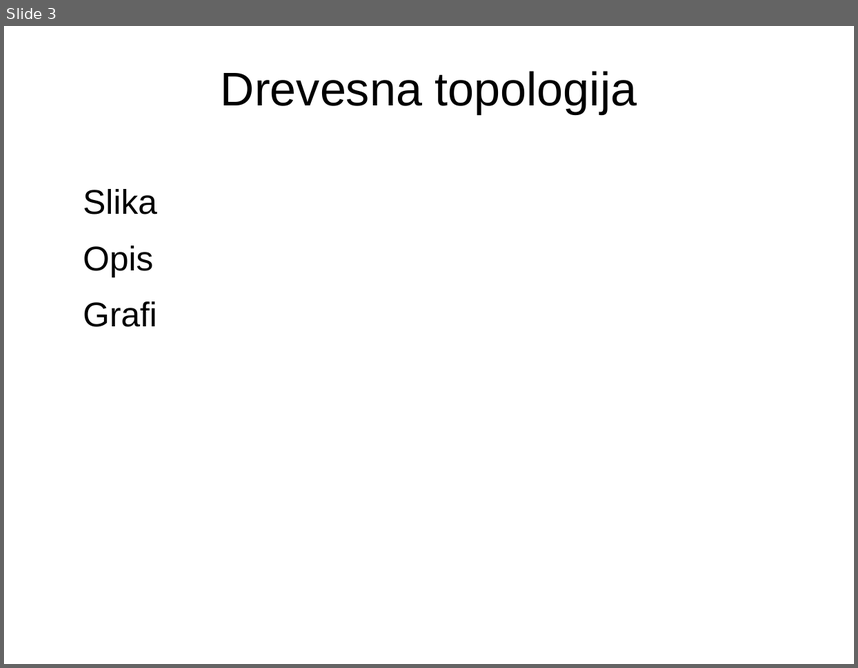
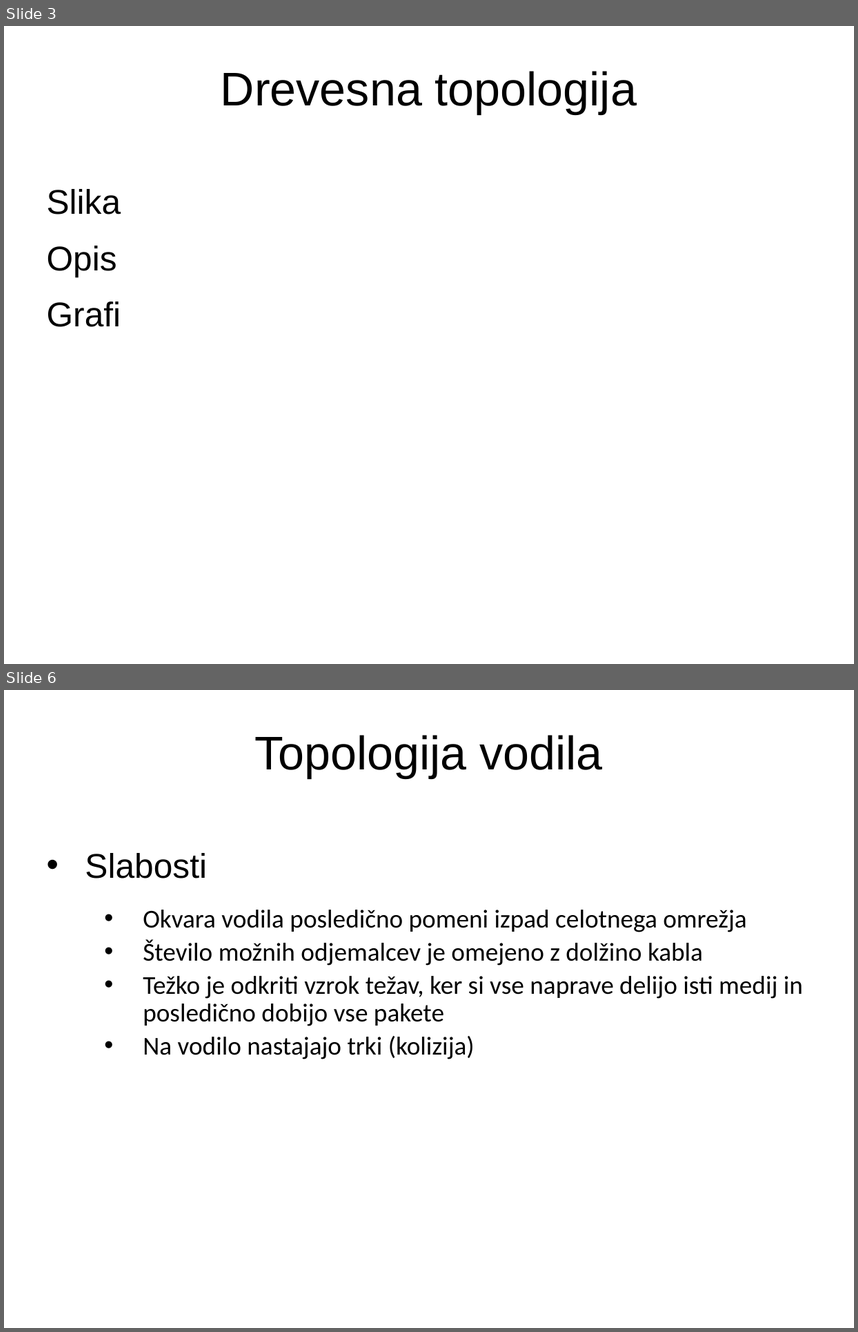
Before and after one commit to trulex/ModeliranjeIPv6, a slide deck: predstavitev.odp. Shown one above the other, each under a label of ours: slide 3 before the commit, slides 3 and 6 after it; the slides between them are not shown. The pictures are 858x668 and 858x1332 pixels, drawn with LibreOffice and Linux fonts; fonts in the diff are those of the drawing; background and template pictures are left out. Boxes give left, top, right and bottom in pixels: in the first picture for what was removed or moved away, otherwise in the second. Text is boxed around its words. In the diff, an @@ line names an element or a change of style, - is before the commit and + after.

```diff
--- a/predstavitev.odp
+++ b/predstavitev.odp
@@ slide 6 added at (4, 690, 854, 1328), background #FFFFFF @@
@@ title added at (254, 735, 603, 778), 44 pt, text #000000 @@
+Topologija vodila
@@ text added at (85, 853, 803, 1059), 24 pt, text #000000 @@
+• Slabosti
+  • Okvara vodila posledično pomeni izpad celotnega omrežja
+  • Število možnih odjemalcev je omejeno z dolžino kabla
+  • Težko je odkriti vzrok težav, ker si vse naprave delijo isti medij in posledično dobijo vse pakete
+  • Na vodilo nastajajo trki (kolizija)
@@ slide 3 changed as well @@
@@ text "Slika" at (47, 189, 121, 327): indent changed @@
```
Also in this commit, not shown: 2 other slides changed, 11 other slides added, 1 other file.
